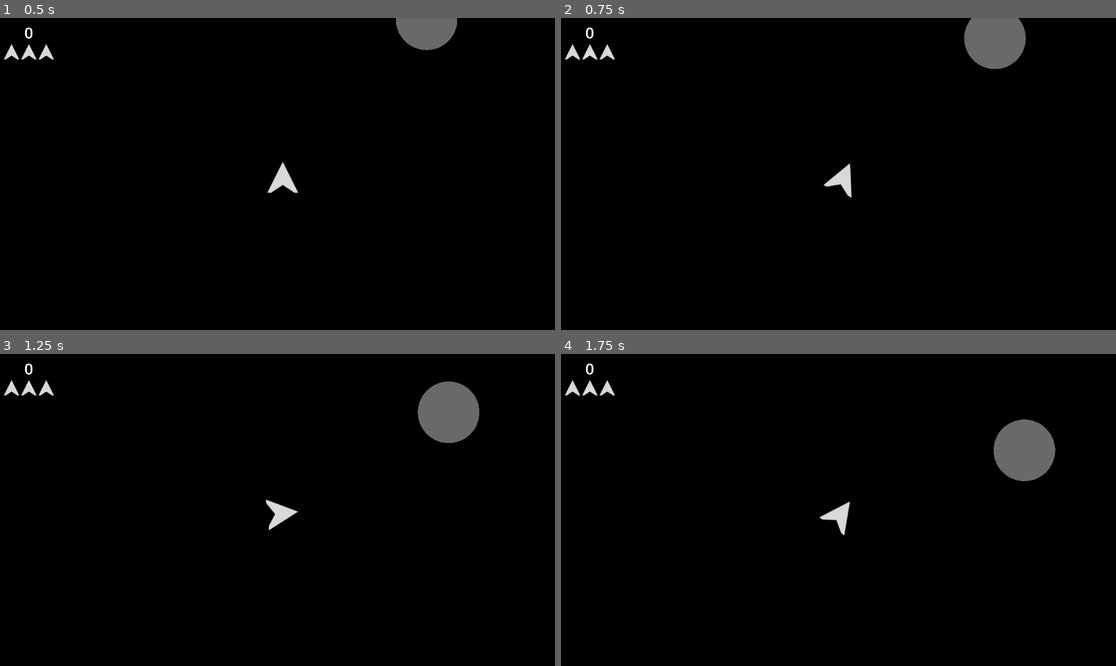
Above: before the commit, frames 1-4 (two rows, left to right).
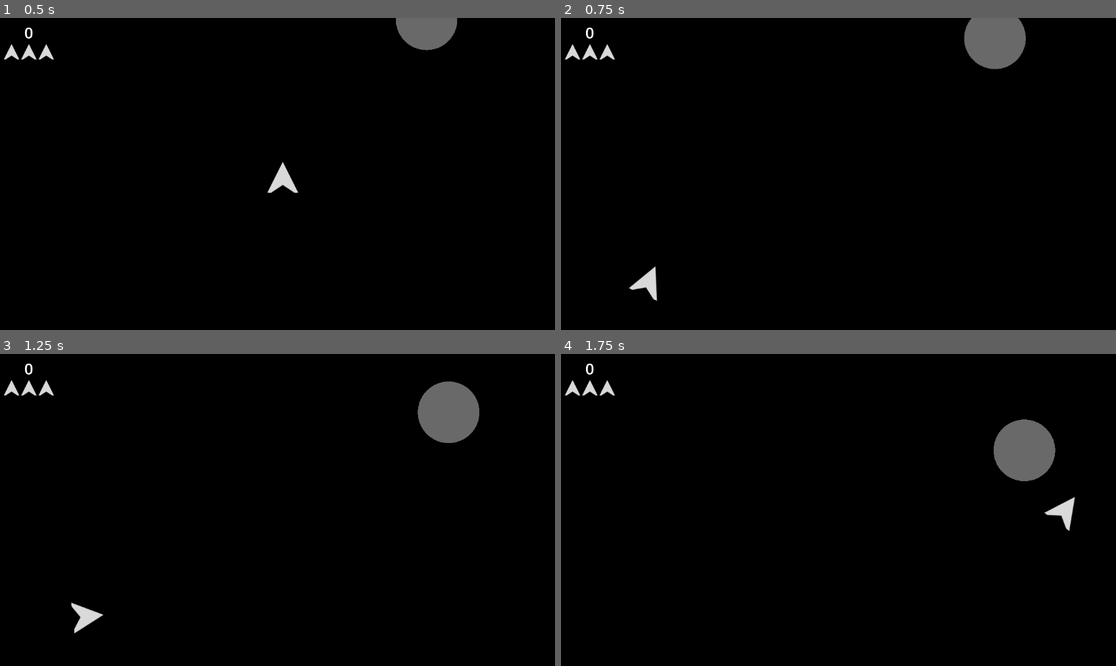
Above: after the commit, the same moments.

Repository: DevlinRocha/asteroids
Game: Godot game, scene res://scenes/main.tscn
Same seed, same stepped clock (60 frames per second), same inputs: the game is played once before the commit and once after it. Sound files missing from this copy of the repository are replaced by a short silence.
Inputs:
- Up to frame 1 (0.5 s): no input
- Up to frame 2 (0.75 s): tap Enter (hyperspace) at 0.5, 0.6 s; hold D (right) from 0.53 s (still down)
- Up to frame 3 (1.25 s): keep holding D (right)
- Up to frame 4 (1.75 s): release D (right) at 1.28 s; hold A (left) from 1.28 s (still down); tap S (decelerate) at 1.35 s; tap Enter (hyperspace) at 1.55 s

Frame 1 is identical in both runs. In frame 2, 0.5% of the frame differs, in the area x 12-53%, y 46-91%; in frame 3, 0.5%; in frame 4, 0.5%.

Commit message:
implement hyperspace ability

Diff:
--- a/scripts/main.gd
+++ b/scripts/main.gd
@@ -26,7 +26,7 @@
 		MAX_Y = 512,
 	},
 }
-var player_spawn_position: Vector2
+var viewport_size: Vector2
 var scene_tree_timer: SceneTreeTimer
 var current_level := 1
 var current_score := 0 : set = set_score
@@ -43,7 +43,7 @@
 	if not menu.game_restart.is_connected(restart):
 		menu.game_restart.connect(restart)
 
-	player_spawn_position = get_viewport().size / 2
+	viewport_size = get_viewport().size
 	restart()
 
 
@@ -58,6 +58,10 @@
 
 	scene_tree_timer = get_tree().create_timer(3, false)
 	scene_tree_timer.timeout.connect(respawn_player)
+
+
+func _on_player_hyperspace(player: Player) -> void:
+	player.global_position = Vector2(randi_range(0, viewport_size.x), randi_range(0, viewport_size.y))
 
 
 func _on_asteroid_hit(value: int, asteroid: Asteroid) -> void:
@@ -145,8 +149,9 @@
 func respawn_player() -> void:
 	const PLAYER := preload("res://scenes/player.tscn")
 	var new_player := PLAYER.instantiate()
-	new_player.global_position = player_spawn_position
+	new_player.global_position = viewport_size / 2
 	new_player.hit.connect(_on_player_hit)
+	new_player.hyperspace.connect(_on_player_hyperspace)
 	add_child(new_player)
 
 
--- a/scripts/player.gd
+++ b/scripts/player.gd
@@ -2,6 +2,7 @@
 extends CharacterBody2D
 
 signal hit
+signal hyperspace
 
 const MAX_SPEED := 800
 const SPEED := 256.0
@@ -39,6 +40,9 @@
 	if shooting:
 		rocket_launcher.fire()
 
+	if Input.is_action_just_pressed("hyperspace"):
+		hyperspace.emit(self)
+
 	move_and_slide()
 
 
